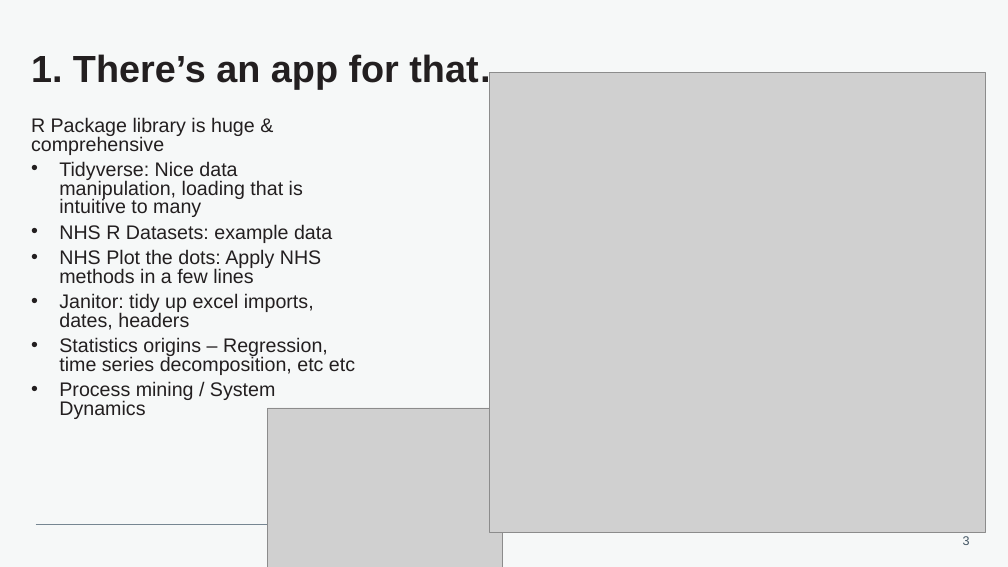
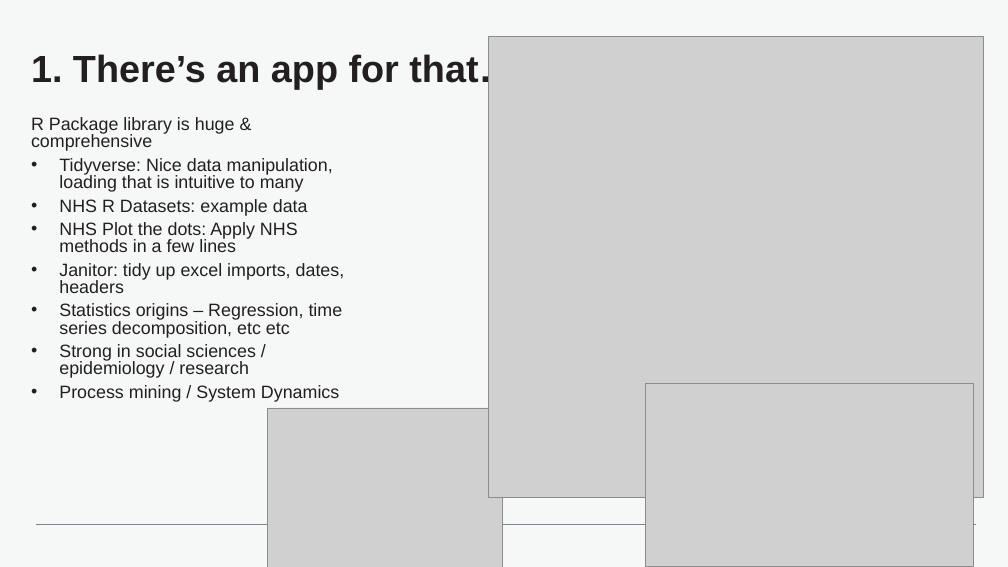
Before and after one commit to aporter121/r-stuff, a slide deck: slide 3 of Thoughts on R for regional leads.pptx. Drawn at 1008x567 pixels with LibreOffice and Linux fonts; fonts in the diff are those of the drawing; grey boxes stand for pictures. Boxes give left, top, right and bottom in pixels: in the first picture for what was removed or moved away, otherwise in the second. Text is boxed around its words. In the diff, an @@ line names an element or a change of style, - is before the commit and + after.

```diff
--- a/Thoughts on R for regional leads.pptx
+++ b/Thoughts on R for regional leads.pptx
@@ picture moved from (x1=490, y1=73, x2=986, y2=533) to (x1=488, y1=37, x2=985, y2=498) @@
@@ text at (x1=31, y1=117, x2=345, y2=402): size 18.7 to 17.1 pt in "R Package library is huge & comprehensive", "Tidyverse: Nice data manipulation, loading that is ...", "NHS R Datasets: example data", "NHS Plot the dots: Apply NHS methods ..." and 3 more places @@
@@ text at (x1=59, y1=344, x2=256, y2=378): paragraph added @@
+• Strong in social sciences / epidemiology / research
@@ picture added at (x1=646, y1=383, x2=974, y2=566) @@
@@ page number removed at (x1=963, y1=536, x2=970, y2=545) @@
-3
```
Also in this commit, not shown: 4 other slides changed.
